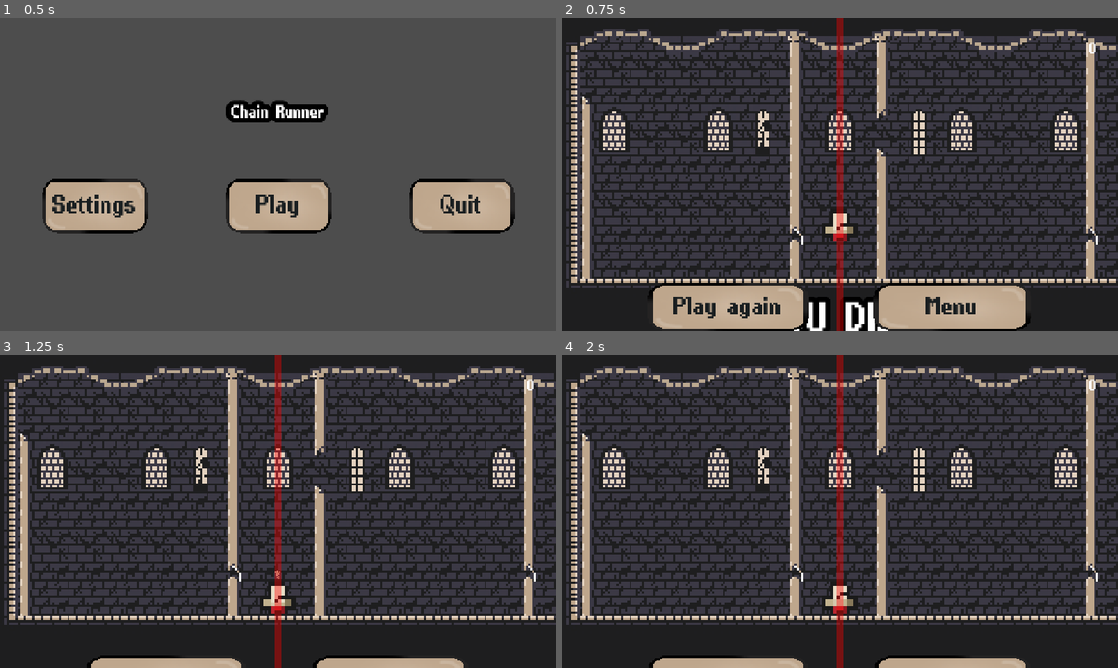
Above: before the commit, frames 1-4 (two rows, left to right).
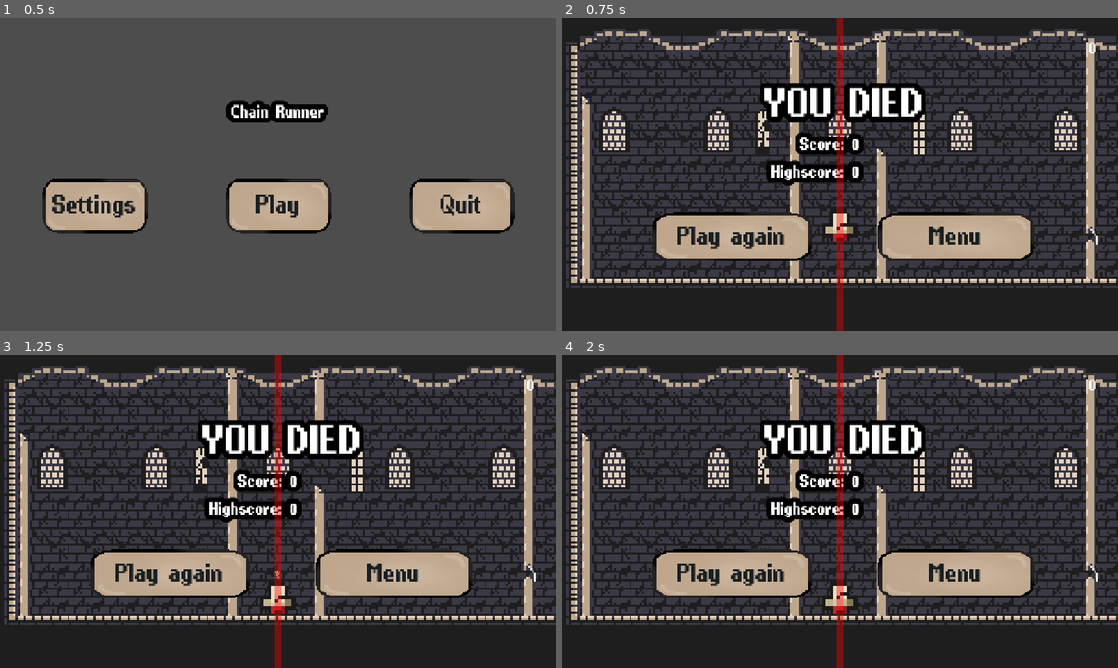
Above: after the commit, the same moments.

Repository: lucassillitoe/Steel_Jam_4_repo
Game: Godot game, scene res://Scenes/ui.tscn
Two runs of this game, one before a commit and one after it. Both use one fixed random seed, a clock stepped at 60 frames per second and the inputs below.
Inputs (mouse positions are in pixels of both pictures, inside the frame that each line leads up to):
- Up to frame 1 (0.5 s): no input
- Up to frame 2 (0.75 s): click "Play" at 0.5 s
- Up to frame 3 (1.25 s): no input
- Up to frame 4 (2 s): click (956, 574) at 1.25 s, where only the run after the commit has a clickable "Menu"

Frame 1 is identical in both runs. In frame 2, 21% of the frame differs, in the area x 15-85%, y 20-100%; in frame 3, 15%; in frame 4, 15%.
Error after the commit: Invalid access to property or key 'text' on a base object of type 'null instance'. (res://Scenes/death_screen.gd:15)

Commit message:
fix

Diff:
--- a/steel-jam-4/Scenes/Player.tscn
+++ b/steel-jam-4/Scenes/Player.tscn
@@ -9,7 +9,6 @@
 [ext_resource type="Texture2D" uid="uid://dq15dm10v1fbi" path="res://Assets/otto_jump.png" id="4_yoq75"]
 [ext_resource type="AudioStream" uid="uid://ebqwhpt6hq58" path="res://Assets/Jump.wav" id="5_52ee3"]
 [ext_resource type="Texture2D" uid="uid://c3bav027fx2rn" path="res://Assets/flying_fist.png" id="9_megsn"]
-[ext_resource type="PackedScene" uid="uid://bnia5gu0fed4o" path="res://Scenes/death_screen.tscn" id="10_yoq75"]
 
 [sub_resource type="Gradient" id="Gradient_megsn"]
 offsets = PackedFloat32Array(0.5718954, 1)
@@ -179,8 +178,4 @@
 [node name="JumpSound" type="AudioStreamPlayer2D" parent="." unique_id=2054352319]
 stream = ExtResource("5_52ee3")
 
-[node name="Death Screen" parent="." unique_id=582097814 instance=ExtResource("10_yoq75")]
-offset_left = 1.3050001
-offset_right = 1.3050537
-
 [connection signal="animation_looped" from="AnimatedSprite2D" to="." method="_on_animated_sprite_2d_animation_looped"]
--- a/steel-jam-4/Scenes/world.tscn
+++ b/steel-jam-4/Scenes/world.tscn
@@ -186,51 +186,55 @@
 position = Vector2(0, -140)
 World = NodePath("..")
 
-[node name="Death Screen" parent="Camera" unique_id=582097814 instance=ExtResource("7_k7acu")]
-visible = false
-z_index = 1
-
-[node name="Label" parent="Camera/Death Screen" index="0" unique_id=1609311490]
-offset_left = -482.30502
-offset_top = -264.0
-offset_right = 484.69498
-offset_bottom = -145.0
-
-[node name="Score label" parent="Camera/Death Screen" index="1" unique_id=1418532170]
-offset_left = -260.30502
-offset_top = -128.0
-offset_right = -76.30502
-offset_bottom = -64.0
-
-[node name="Highscore label" parent="Camera/Death Screen" index="2" unique_id=679416496]
-offset_left = -260.30502
-offset_top = -64.0
-offset_right = -76.30502
-offset_bottom = 0.0
-
-[node name="Score" parent="Camera/Death Screen" index="3" unique_id=1909685029]
-offset_left = -60.305023
-offset_top = -128.0
-offset_right = 571.69507
-offset_bottom = -64.0
-
-[node name="Highscore" parent="Camera/Death Screen" index="4" unique_id=295278281]
-offset_left = -60.305023
-offset_top = -64.0
-offset_right = 571.69507
-offset_bottom = 0.0
-
-[node name="Play again" parent="Camera/Death Screen" index="5" unique_id=683179661]
-offset_left = -455.30502
-offset_top = 4.0
-offset_right = -63.30502
-offset_bottom = 132.0
-
-[node name="Menu" parent="Camera/Death Screen" index="6" unique_id=1051107045]
-offset_left = 64.69498
-offset_top = 4.0
-offset_right = 448.69504
-offset_bottom = 132.0
+[node name="Death Screen" parent="Camera/UI" parent_id_path=PackedInt32Array(640432073, 944508092) index="2" unique_id=582097814 instance=ExtResource("7_k7acu")]
+layout_mode = 1
+offset_left = 8.0
+offset_top = -214.0
+offset_right = 8.000053
+offset_bottom = -214.0
+
+[node name="Label" parent="Camera/UI/Death Screen" index="0" unique_id=1609311490]
+offset_left = -500.00003
+offset_top = -6.0
+offset_right = 466.99997
+offset_bottom = 113.0
+
+[node name="Score label" parent="Camera/UI/Death Screen" index="1" unique_id=1418532170]
+offset_left = -201.00003
+offset_top = 113.0
+offset_right = -17.000027
+offset_bottom = 177.0
+
+[node name="Highscore label" parent="Camera/UI/Death Screen" index="2" unique_id=679416496]
+offset_left = -201.00003
+offset_top = 177.0
+offset_right = -17.000027
+offset_bottom = 241.0
+
+[node name="Score" parent="Camera/UI/Death Screen" index="3" unique_id=1909685029]
+offset_left = -1.0000305
+offset_top = 113.0
+offset_right = 631.00006
+offset_bottom = 177.0
+text = "0"
+
+[node name="Highscore" parent="Camera/UI/Death Screen" index="4" unique_id=295278281]
+offset_left = -1.0000305
+offset_top = 177.0
+offset_right = 631.00006
+offset_bottom = 241.0
+
+[node name="Play again" parent="Camera/UI/Death Screen" index="5" unique_id=683179661]
+offset_left = -474.00003
+offset_top = 273.0
+offset_right = -82.00003
+offset_bottom = 401.0
+
+[node name="Menu" parent="Camera/UI/Death Screen" index="6" unique_id=1051107045]
+offset_left = 45.999973
+offset_top = 273.0
+offset_right = 430.00003
+offset_bottom = 401.0
 
 [node name="Scorer" parent="." unique_id=1553671718 node_paths=PackedStringArray("scoreDisplay") instance=ExtResource("7_o06y3")]
 scoreDisplay = NodePath("../Camera/UI/Score")
@@ -239,4 +243,4 @@
 
 [editable path="TileMapSetUp"]
 [editable path="Camera"]
-[editable path="Camera/Death Screen"]
+[editable path="Camera/UI/Death Screen"]
